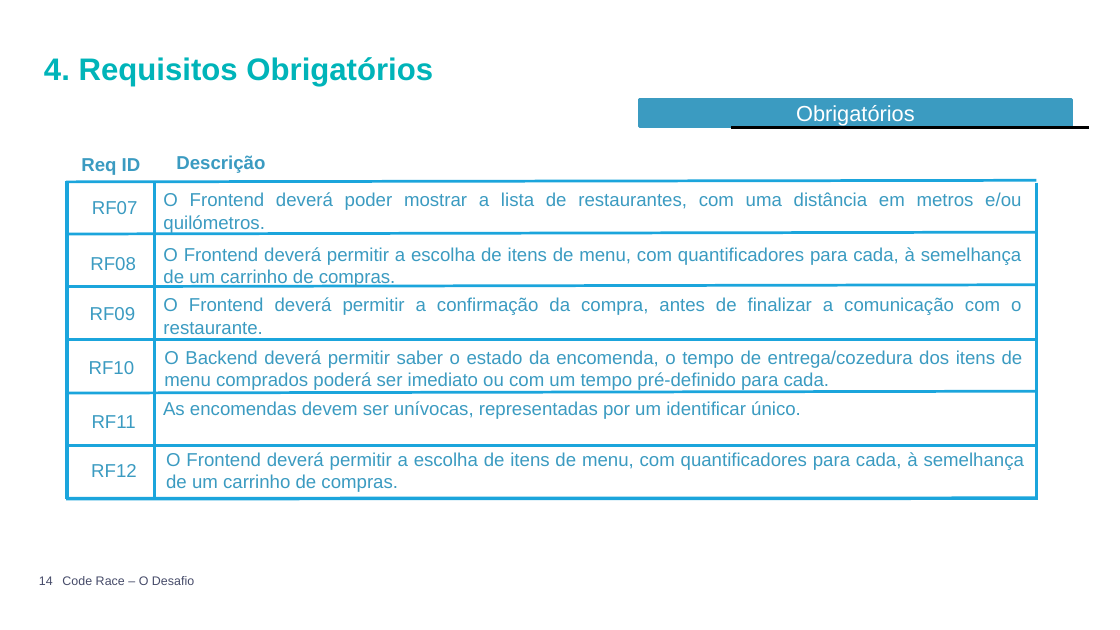
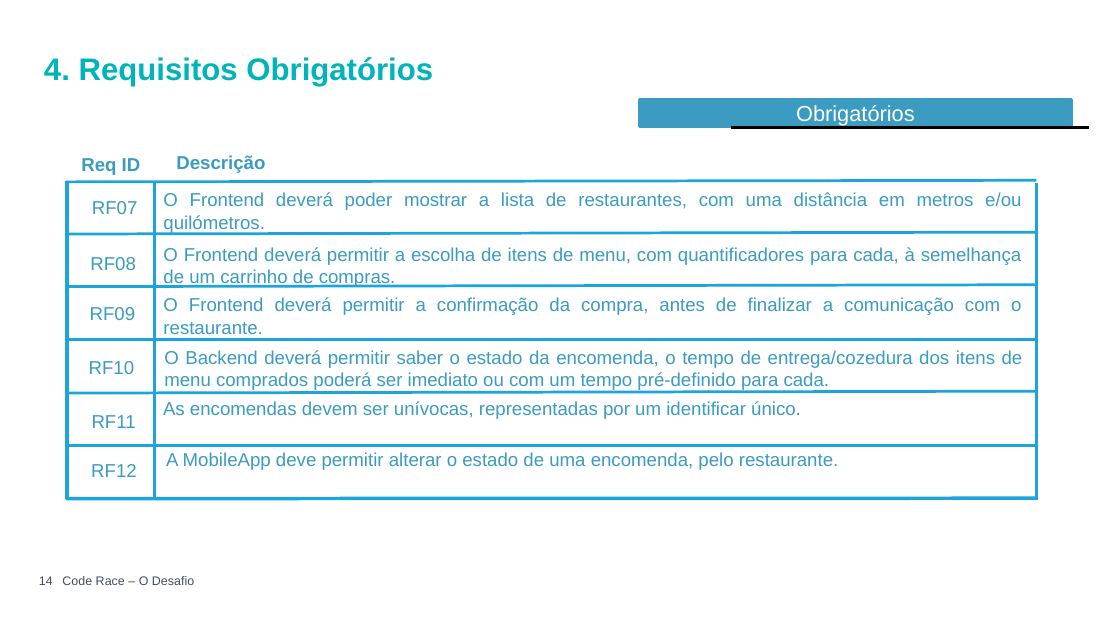
Before and after one commit to Hackathon-Altran/Docs, a slide deck: slide 14 of Challenge Presentation.PPTX. Drawn at 1120x630 pixels with LibreOffice and Linux fonts; fonts in the diff are those of the drawing; background and template pictures are left out. Boxes give left, top, right and bottom in pixels: in the first picture for what was removed or moved away, otherwise in the second. Text is boxed around its words. In the diff, an @@ line names an element or a change of style, - is before the commit and + after.

```diff
--- a/Challenge Presentation.PPTX
+++ b/Challenge Presentation.PPTX
@@ text at [166, 452, 838, 470]: text changed @@
-O Frontend deverá permitir a escolha de itens de menu, com quantificadores para cada, à semelhança de um carrinho de compras.
+A MobileApp deve permitir alterar o estado de uma encomenda, pelo restaurante.
```
Also in this commit, not shown: 2 other slides changed, 3 other files.
